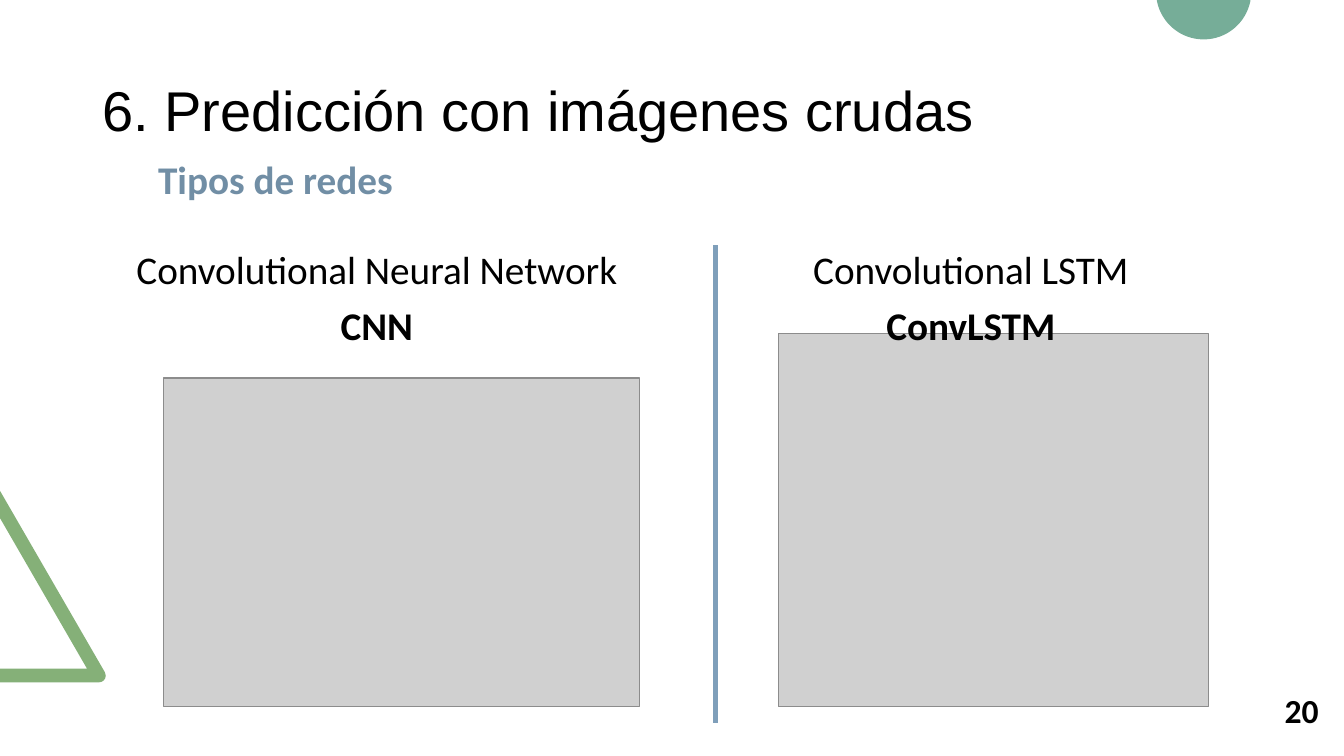
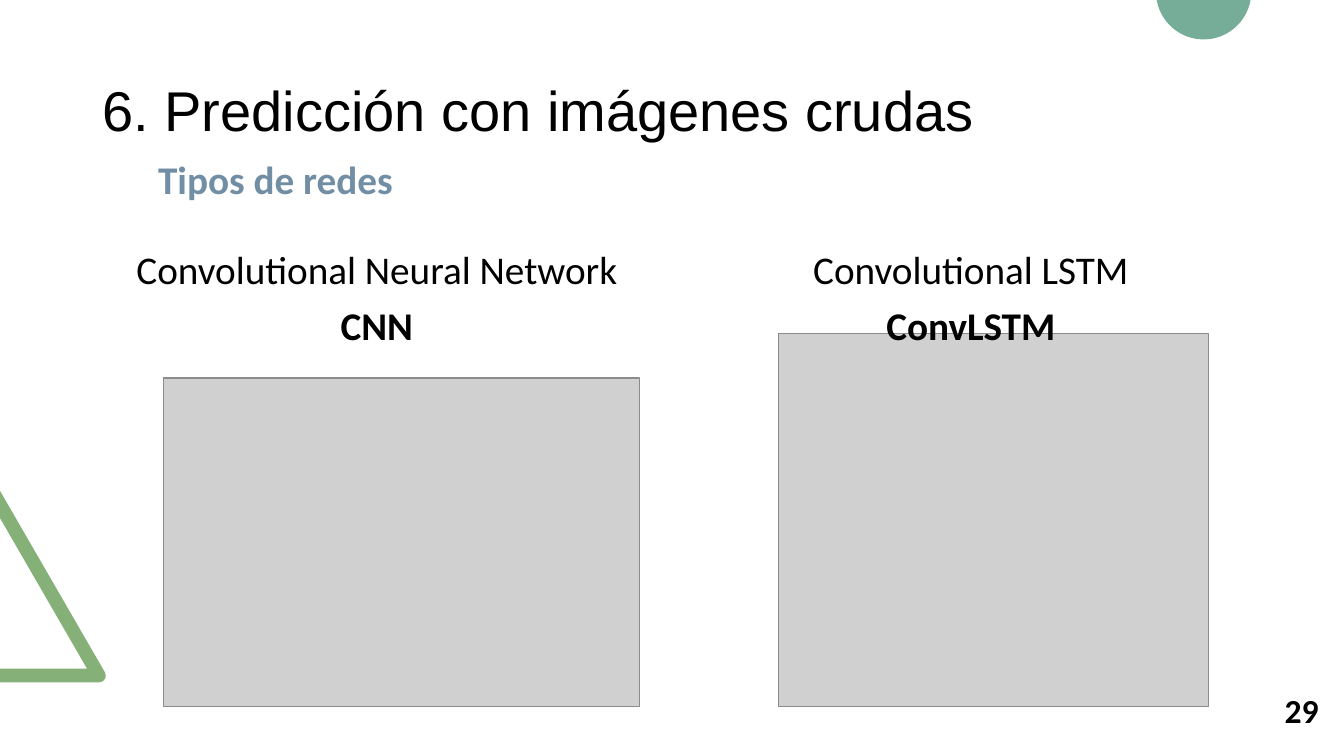
Before and after one commit to RoboticsLabURJC/2017-tfm-nuria-oyaga, a slide deck: slide 30 of Documentation/Presentacion-TFM/Presentacion-TFM.pptx (slide 26 before the commit). Drawn at 1344x756 pixels with LibreOffice and Linux fonts; fonts in the diff are those of the drawing; grey boxes stand for pictures. Boxes give left, top, right and bottom in pixels: in the first picture for what was removed or moved away, otherwise in the second. Text is boxed around its words. In the diff, an @@ line names an element or a change of style, - is before the commit and + after.

```diff
--- a/Documentation/Presentacion-TFM/Presentacion-TFM.pptx
+++ b/Documentation/Presentacion-TFM/Presentacion-TFM.pptx
@@ line removed from (716, 245) to (716, 723) @@
@@ text at <box>1285,701,1319,723</box>: text changed @@
-20
+29
```
Also in this commit, not shown: 12 other slides changed, 15 slides added, 1 slide removed, 9 other files.
